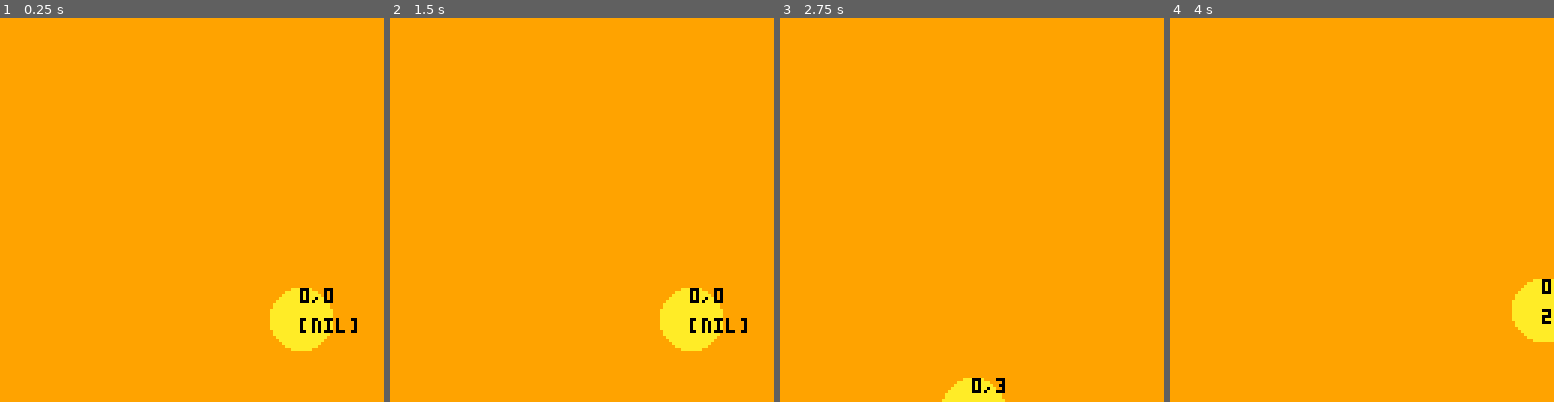
Above: before the commit, frames 1-4 (left to right).
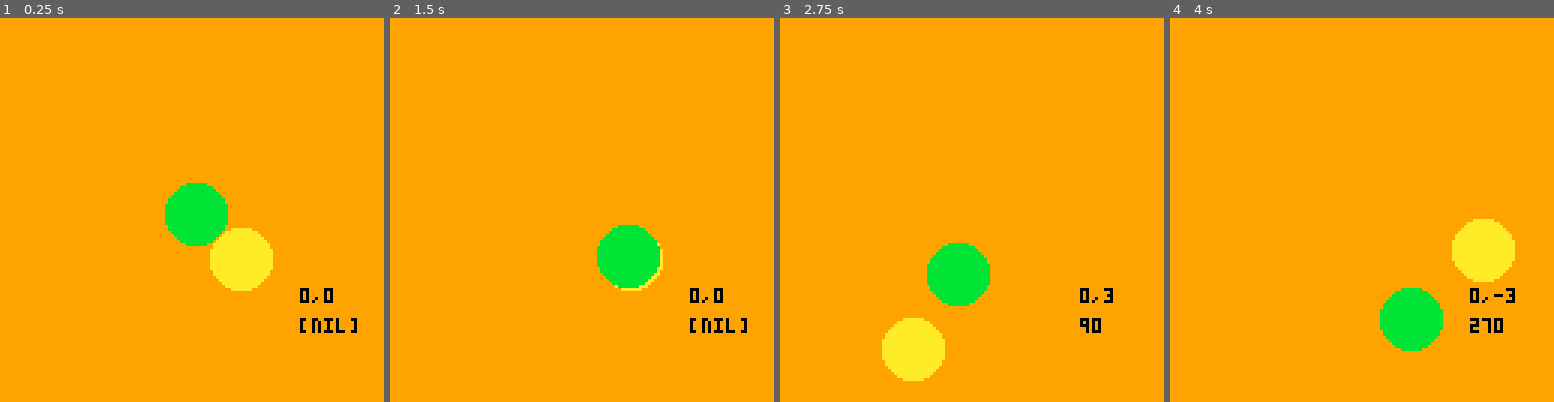
Above: after the commit, the same moments.

Repository: graearea/pico8
Game: PICO-8 cartridge movement.p8
Same seed, same stepped clock (60 frames per second), same inputs: the game is played once before the commit and once after it.
Inputs:
- Up to frame 1 (0.25 s): no input
- Up to frame 2 (1.5 s): no input
- Up to frame 3 (2.75 s): hold Left 1.97-2.37 s; hold Down from 2.42 s (still down)
- Up to frame 4 (4 s): release Down at 2.82 s; hold Right 2.87-3.53 s; hold Up from 3.58 s (still down)

The runs differ from the first frame. In frame 1, 6.1% of the frame differs, in the area x 42-87%, y 42-87%; in frame 2, 4.2%; in frame 3, 5.3%; in frame 4, 6.1%.

Commit message:
chase works

Diff:
--- a/movement.p8
+++ b/movement.p8
@@ -2,10 +2,9 @@
 version 18
 __lua__
 function _init()
- x=100 y=100
+ target={x=80, y=80,speed=3}
  rectfill(0,0,128,128,9)
- circfill(x,y,10,10)
- speed=3
+ chase={x=60,y=60,speed=1}
 end
 
 function _update()
@@ -15,25 +14,34 @@
  if (btn(➡️)) then dx=1 end
  if (btn(⬆️)) then dy=1 end
  if (btn(⬇️)) then dy=-1 end
- vector=move(dx,dy)
+ vector=move_target(dx,dy,target)
+ move_chase(chase,target)
 end
 
-function move(dx,dy)
+function move_chase(chase,target)
+ chase_angle=calc_dir(target.x-chase.x,chase.y-target.y)
+ chase_vector=calc_vector(chase_angle,chase.speed)
+ chase.x=chase.x+chase_vector.x
+ chase.y=chase.y+chase_vector.y
+end
+
+function move_target(dx,dy,obj)
  if dx==0 and dy==0 then return {dx=0,dy=0} end
  angle=  ((atan2(dx,dy)*360))%360
- new_dx=(speed*cos(-angle/360))
- new_dy=(speed*sin(-angle/360))
- x=x+new_dx
- y=y+new_dy
+ new_dx=(obj.speed*cos(-angle/360))
+ new_dy=(obj.speed*sin(-angle/360))
+ obj.x=obj.x+new_dx
+ obj.y=obj.y+new_dy
  return {dx=new_dx,dy=new_dy}
 end
 
 
 function _draw()
  rectfill(0,0,128,128,9)
- circfill(x,y,10,10)
- print(angle,x,y,black)
- print((vector.dx) .. "," .. (vector.dy) ,x,y-10,black)
+ circfill(target.x,target.y,10,10)
+ circfill(chase.x,chase.y,10,11)
+ print(angle,100,100,black)
+ print((vector.dx) .. "," .. (vector.dy) ,100,90,black)
 
 end
 
